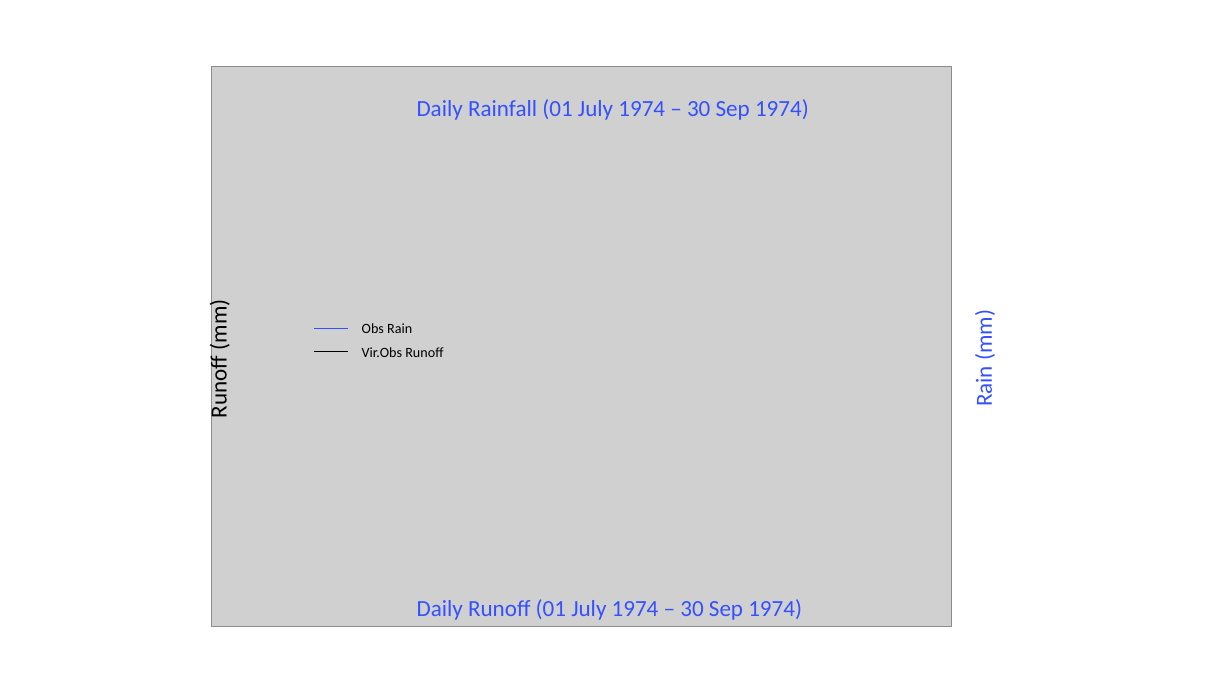
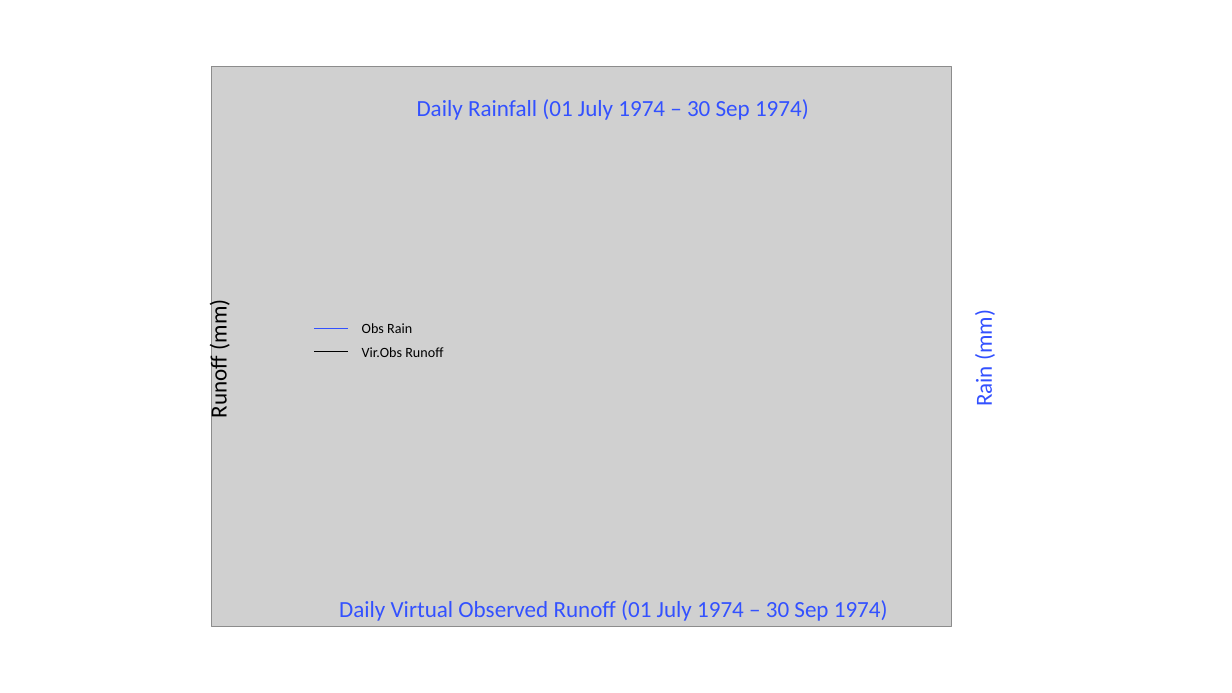
Before and after one commit to thienhuytruongnguyen/PilotStudy01, a slide deck: slide 5 of Meeting 30.pptx (slide 4 before the commit). Drawn at 1232x693 pixels with LibreOffice and Linux fonts; fonts in the diff are those of the drawing; grey boxes stand for pictures. Boxes give left, top, right and bottom in pixels: in the first picture for what was removed or moved away, otherwise in the second. Text is boxed around its words. In the diff, an @@ line names an element or a change of style, - is before the commit and + after.

```diff
--- a/Meeting 30.pptx
+++ b/Meeting 30.pptx
@@ text at (x1=339, y1=600, x2=888, y2=621): text changed @@
-Daily Runoff (01 July 1974 – 30 Sep 1974)
+Daily Virtual Observed Runoff (01 July 1974 – 30 Sep 1974)
```
Also in this commit, not shown: 2 other slides changed, 3 slides added, 18 other files.
